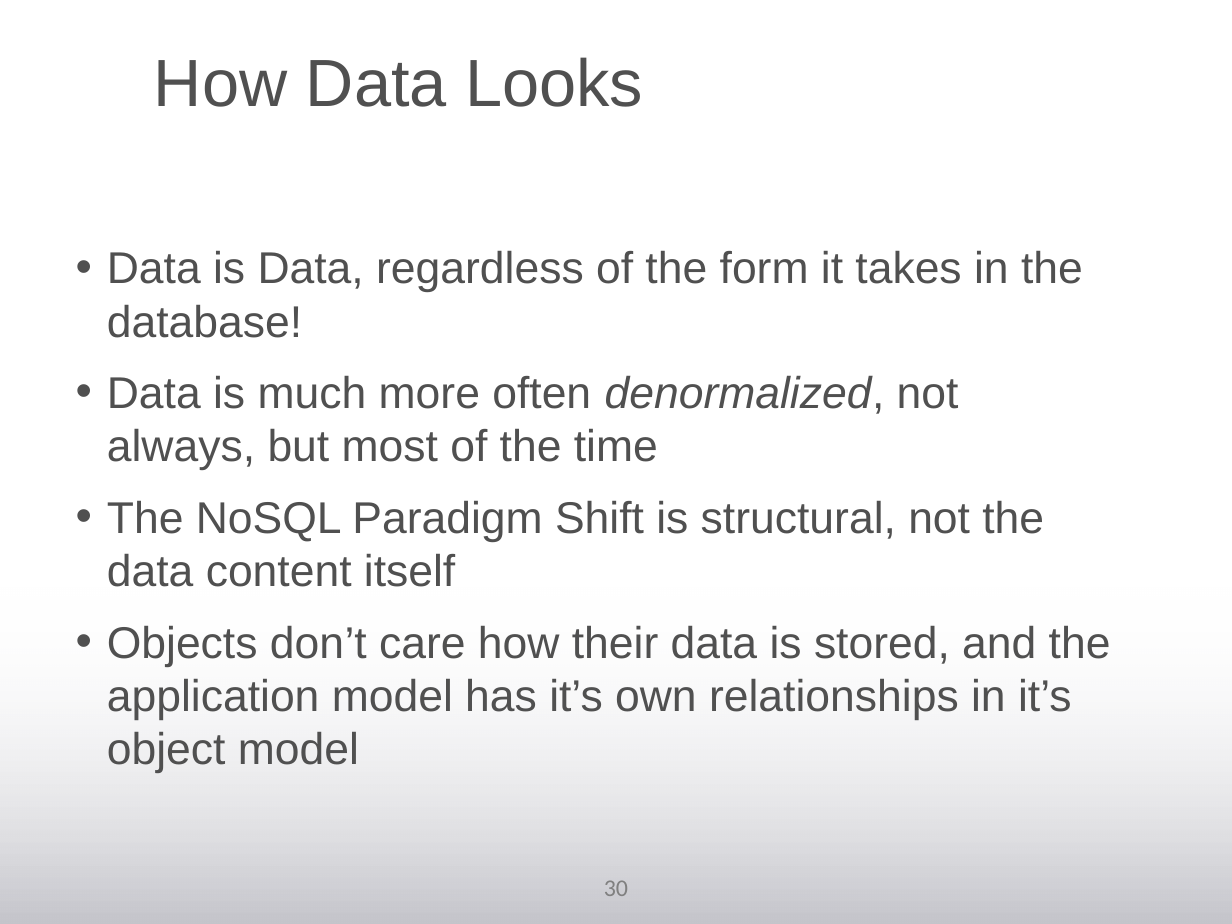
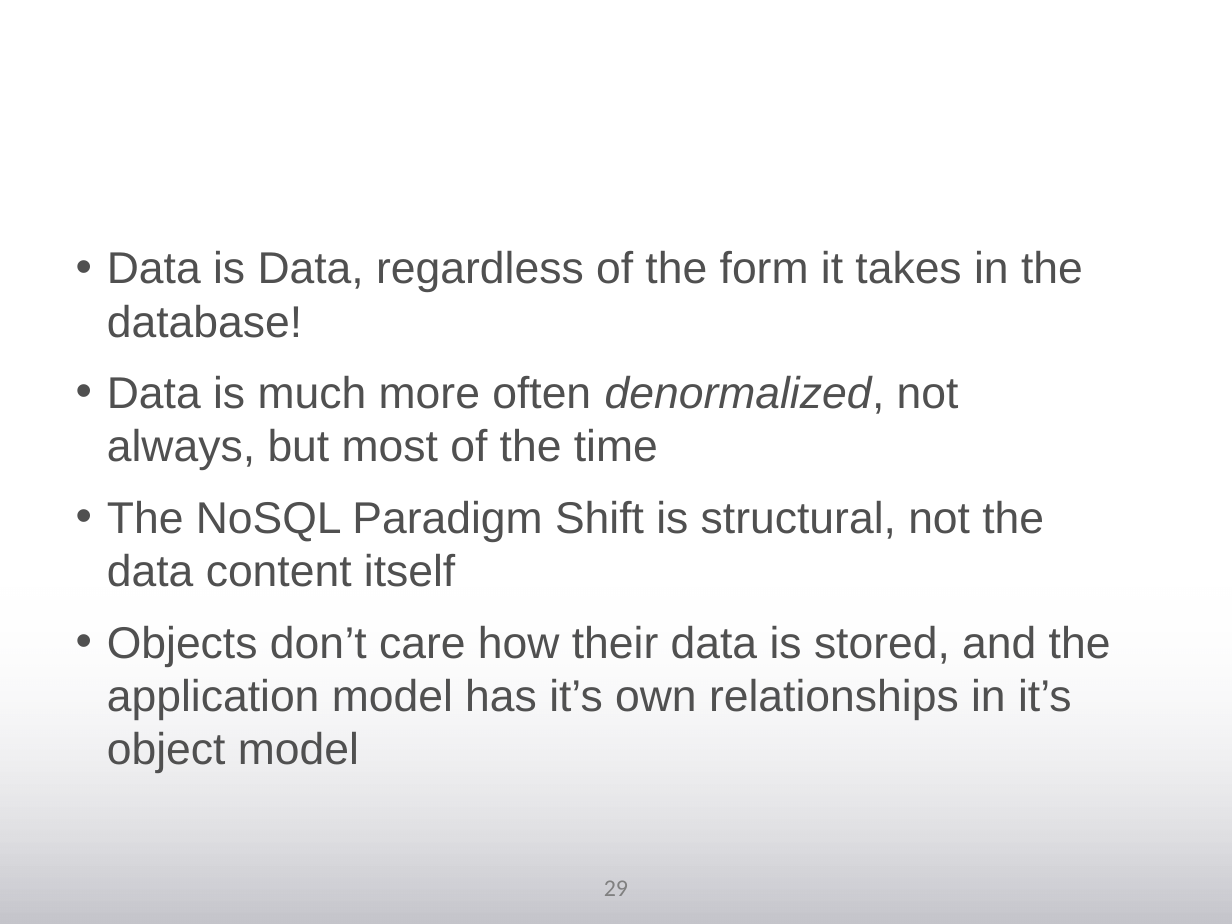
Before and after one commit to subalakr/workshop, a slide deck: slide 29 of server/beginner/presentations/3_data_modeling_with_couchbase.pptx (slide 30 before the commit). Drawn at 1232x924 pixels with LibreOffice and Linux fonts; fonts in the diff are those of the drawing; background and template pictures are left out. Boxes give left, top, right and bottom in pixels: in the first picture for what was removed or moved away, otherwise in the second. Text is boxed around its words. In the diff, an @@ line names an element or a change of style, - is before the commit and + after.

```diff
--- a/server/beginner/presentations/3_data_modeling_with_couchbase.pptx
+++ b/server/beginner/presentations/3_data_modeling_with_couchbase.pptx
@@ free removed at (150, 36, 1050, 122) @@
-How Data Looks
@@ page number at (604, 880, 628, 896): text changed @@
-30
+29
```
Also in this commit, not shown: 6 other slides changed, 2 slides added, 5 slides removed, 1 other file.
